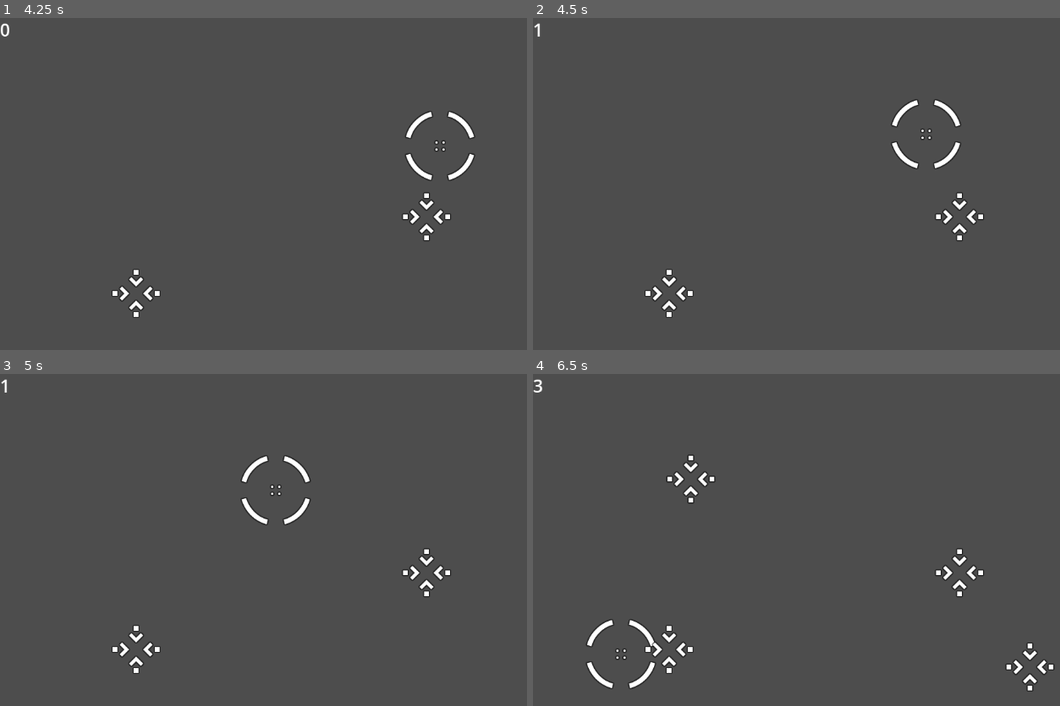
Above: before the commit, frames 1-4 (two rows, left to right).
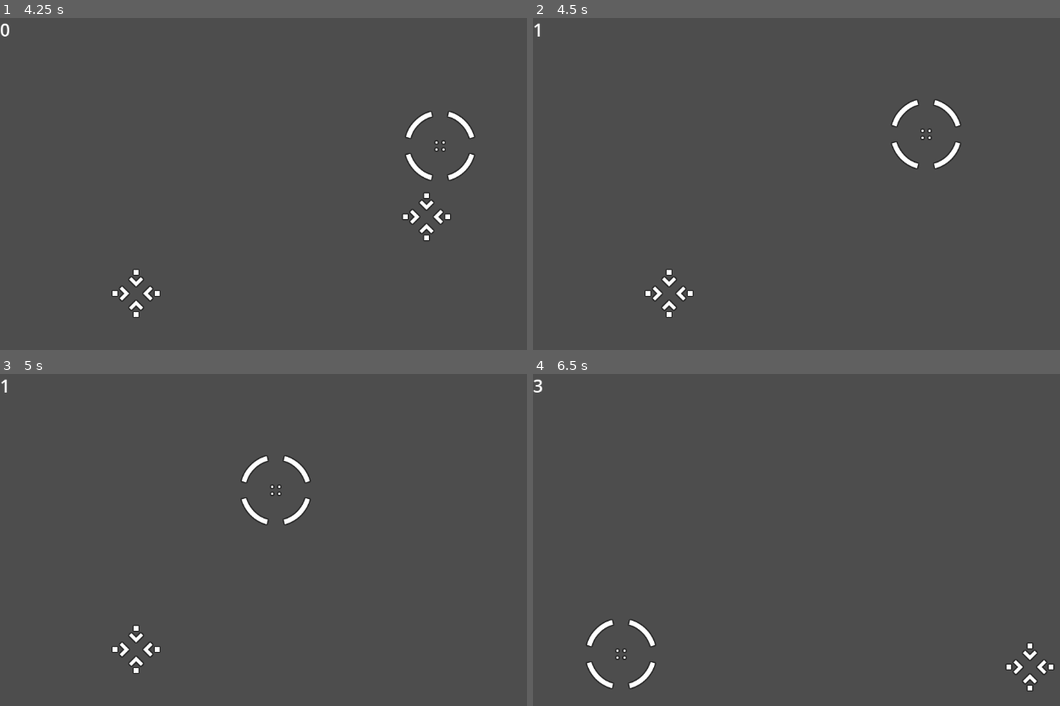
Above: after the commit, the same moments.

Repository: ubcs-io/simple_scanner
Game: Godot game, scene res://main.tscn
Two runs of this game, one before a commit and one after it. Both use one fixed random seed, a clock stepped at 60 frames per second and the inputs below.
Inputs:
- Up to frame 1 (4.25 s): click "Begin Scanning" at 0.5 s; tap Enter at 1.25 s; hold D (move_right) 1.28-2.03 s; hold Space (space) 1.28-2.03 s; hold S (move_down) 2.03-2.78 s; tap Space (space) at 2.1, 3.6 s; hold D (move_right) 2.78-3.53 s; hold Space (space) 2.78-3.53 s; hold W (move_up) from 3.53 s (still down)
- Up to frame 2 (4.5 s): release W (move_up) at 4.28 s; hold A (move_left) from 4.28 s (still down); hold Space (space) from 4.28 s (still down)
- Up to frame 3 (5 s): keep holding A (move_left); keep holding Space (space)
- Up to frame 4 (6.5 s): release Space (space) at 5.03 s; tap Space (space) at 5.1 s; release A (move_left) at 5.78 s; hold S (move_down) from 5.78 s (still down); hold Space (space) from 5.78 s (still down)

Frame 1 is identical in both runs. In frame 2, 0.3% of the frame differs, in the area x 76-86%, y 52-68%; in frame 3, 0.3%; in frame 4, 0.9%, in the area x 21-86%, y 24-91%.
Error in both runs: Invalid operands 'String' and 'Nil' in operator 'in'. (res://main.gd:107)

Commit message:
New structure for signaling

Diff:
--- a/contact.gd
+++ b/contact.gd
@@ -1,16 +1,7 @@
 extends RigidBody2D
-
-signal locked
-
-var contact_to_remove
 
 func _ready() -> void:
 	add_to_group("contacts")
 
 func _process(_delta: float) -> void:
 	pass
-
-func _lock_contact_by_id (contact_id):
-	print("Removing contact " + str(contact_id))
-	contact_to_remove = instance_from_id(contact_id)
-	contact_to_remove.queue_free()
--- a/contact.tscn
+++ b/contact.tscn
@@ -26,5 +26,3 @@
 
 [node name="CollisionShape2D2" type="CollisionShape2D" parent="."]
 shape = SubResource("CircleShape2D_kfmgx")
-
-[connection signal="locked" from="." to="." method="_lock_contact_by_id"]
--- a/cursor.gd
+++ b/cursor.gd
@@ -41,10 +41,17 @@
 
 func lock_contact(body):
 	if body.is_in_group("contacts"):
-		#body.queue_free()
 		on_contact = null
 		locked.emit(body.get_instance_id())
-		print("Sending lock signal for " + str(body.get_instance_id()))
+		#print(body)
+		#print("Sending lock signal for " + str(body.get_instance_id()))
+		lock_contact_by_id(body.get_instance_id())
+
+func lock_contact_by_id (contact_id):
+	print("Removing contact " + str(contact_id))
+	var contact_to_remove = instance_from_id(int(contact_id))
+	print(contact_to_remove)
+	contact_to_remove.queue_free()
 
 func start(pos):
 	position = pos
--- a/main.gd
+++ b/main.gd
@@ -77,8 +77,8 @@
 func contact_server(id, session, status, message, event_type):
 
 	contact_id = str(id)
+	session = str(session)
 	status = status.uri_encode()
-	session = str(session)
 	message = message.uri_encode()
 
 #	# This one gets mad about initializing
@@ -100,13 +100,17 @@
 func _on_request_completed(result, response_code, headers, body):
 	var json = JSON.parse_string(body.get_string_from_utf8())
 	#print(response_code, headers)
-	print(json)
+	#print(json)
 	update_game(json)
 
 func update_game(heartbeat):
 	if 'status' in heartbeat && heartbeat.status == "locked":
 		print("Sending lock signal for " + str(heartbeat.id))
-		locked.emit(heartbeat.id)
+		for contact in contact.get_children():
+			if heartbeat.id == contact.id:
+					print("Should remove: " + contact.id)
+		#locked.emit(heartbeat.id)
+		#$cursor.lock_contact_by_id(heartbeat.id)
 
 # Game start/end methods
 func new_game():
